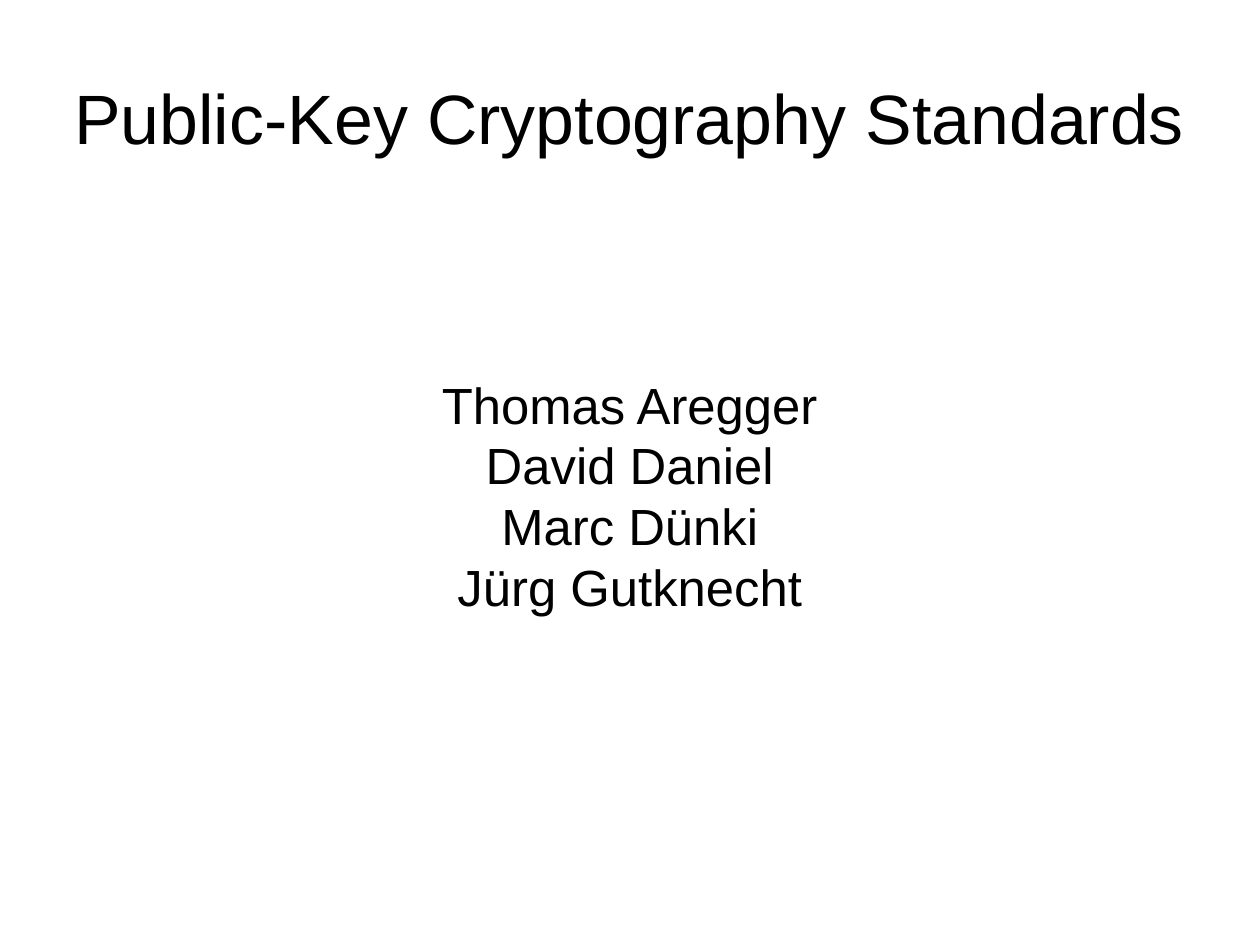
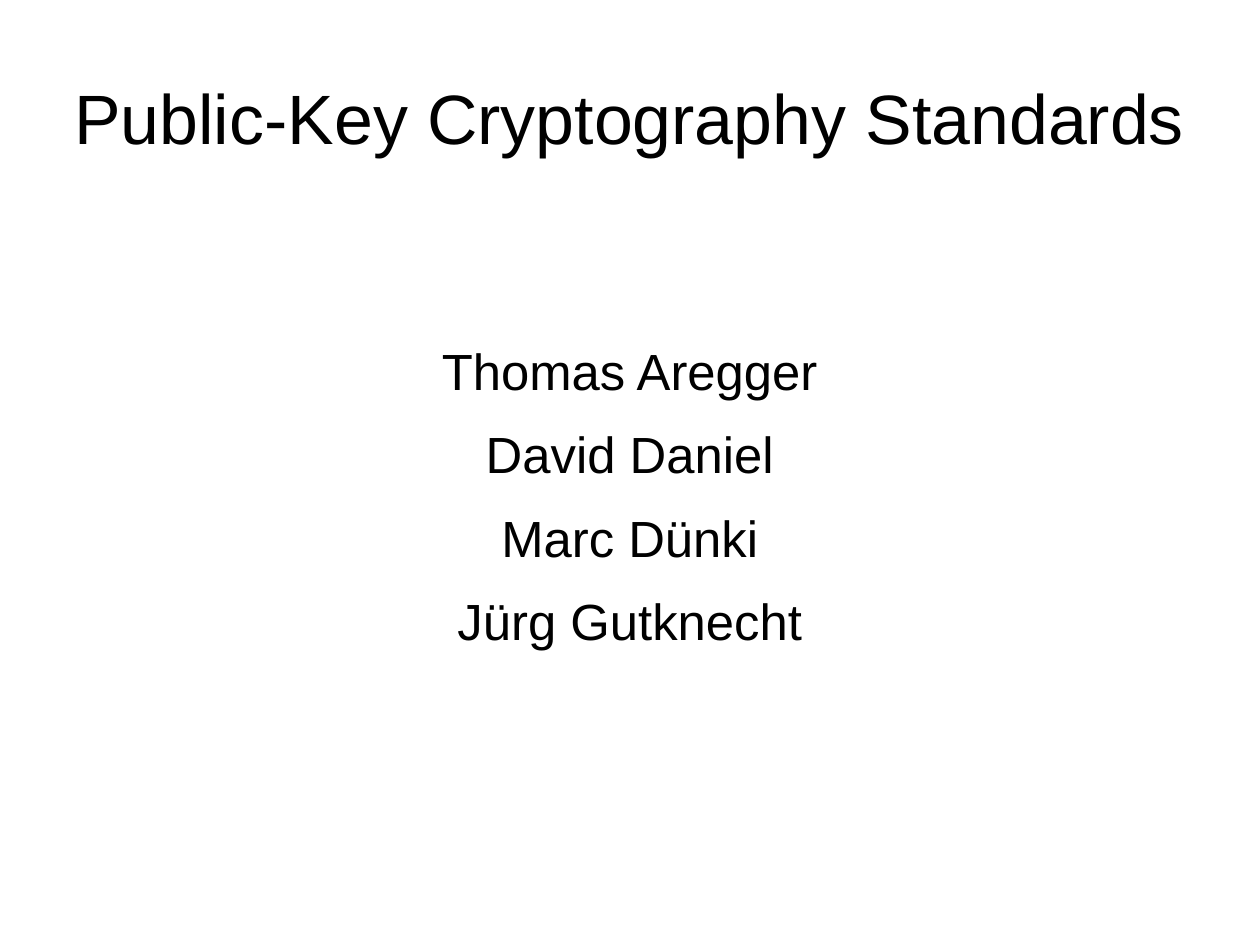
Before and after one commit to FFHS-Inf-2010-students/sa-krypt, a slide deck: slide 1 of pres/praesentation.odp. Drawn at 1260x945 pixels with LibreOffice and Linux fonts; fonts in the diff are those of the drawing. Boxes give left, top, right and bottom in pixels: in the first picture for what was removed or moved away, otherwise in the second. Text is boxed around its words. In the diff, an @@ line names an element or a change of style, - is before the commit and + after.

```diff
--- a/pres/praesentation.odp
+++ b/pres/praesentation.odp
@@ subtitle "Thomas Aregger": place and size @@
-subtitle "Thomas Aregger" at [442,387,818,617]
+subtitle "Thomas Aregger" at [442,353,818,651]
@@ subtitle "Thomas Aregger" at [442,353,818,651]: more space between paragraphs @@
```
Also in this commit, not shown: 22 other slides changed, 10 slides added, 14 slides removed, 2 other files.
